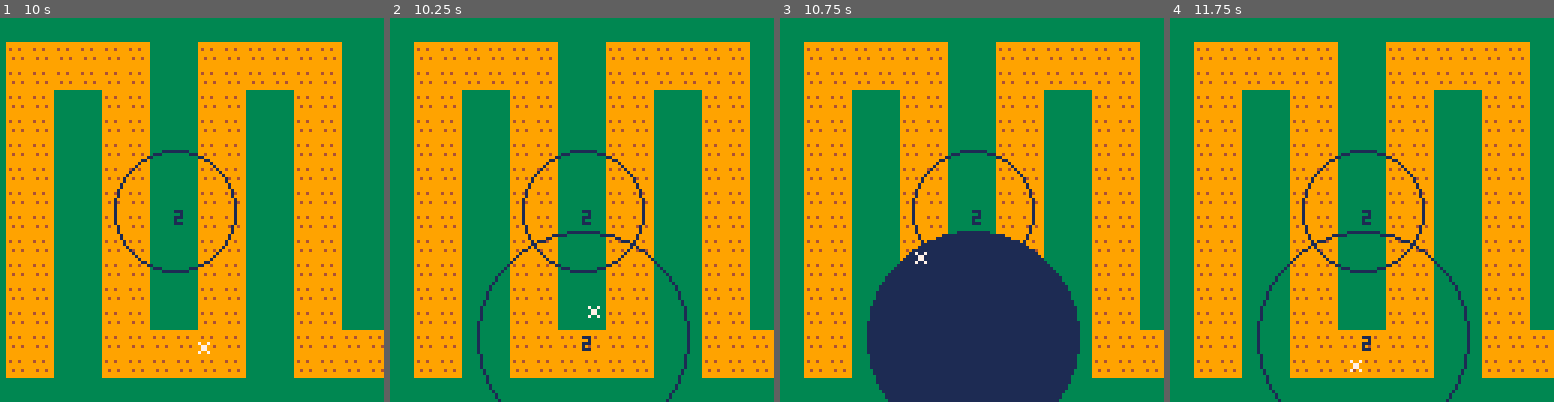
Above: before the commit, frames 1-4 (left to right).
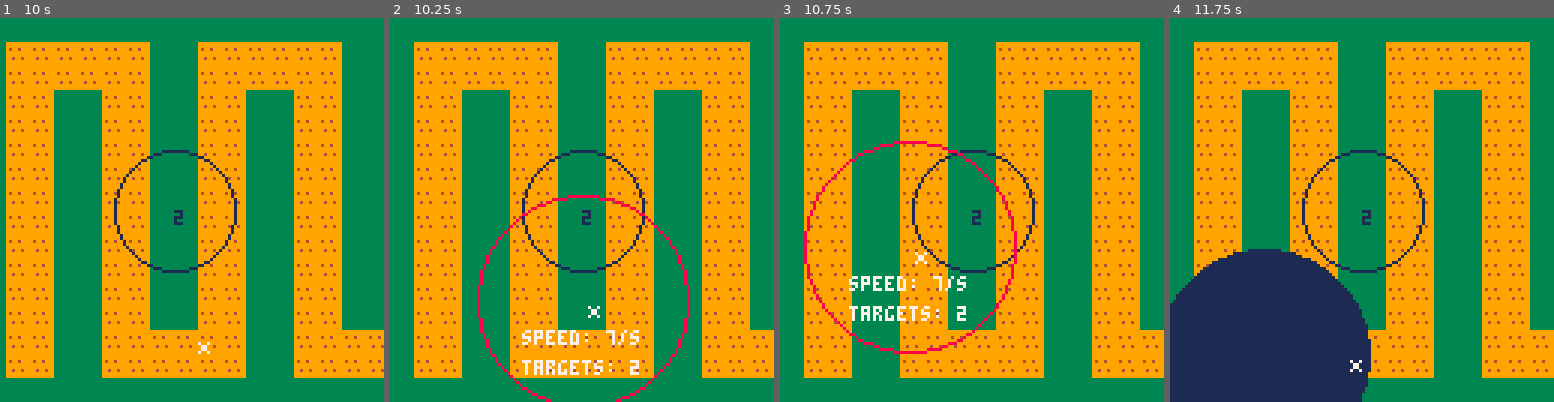
Above: after the commit, the same moments.

Repository: jwarmouth/dice-tower
Game: PICO-8 cartridge dieprototype.p8
Same seed, same stepped clock (60 frames per second), same inputs: the game is played once before the commit and once after it.
Inputs:
- Up to frame 1 (10 s): tap X (X key) at 1.07, 2.07, 2.4, 2.73, 3.07, 3.4, 3.73, 4.07, 4.4, 4.73, 5.07, 5.4, 5.73, 6.07, 6.4, 6.73, 7.07, 7.4, 7.73, 8.07, 8.4, 8.73, 9.07, 9.4, 9.73 s; hold Left 1.97-2.37 s; hold Down 2.42-2.82 s; hold Right 2.87-3.53 s; hold Up 3.58-4.08 s; hold Right 4.13-4.53 s; hold Down 4.58-5.08 s; hold Left 5.13-5.8 s; hold Up 5.85-6.18 s; hold Left 6.23-6.63 s; hold Down 6.68-7.08 s; hold Right 7.13-7.8 s; hold Up 7.85-8.35 s; hold Right 8.4-8.8 s; hold Down 8.85-9.35 s; hold Left from 9.4 s (still down)
- Up to frame 2 (10.25 s): release Left at 10.07 s; tap X (X key) at 10.07 s; hold Up from 10.12 s (still down)
- Up to frame 3 (10.75 s): tap X (X key) at 10.4, 10.73 s; release Up at 10.45 s; hold Left from 10.5 s (still down)
- Up to frame 4 (11.75 s): release Left at 10.9 s; hold Down 10.95-11.35 s; tap X (X key) at 11.07, 11.4, 11.73 s; hold Right from 11.4 s (still down)

Frame 1 is identical in both runs. In frame 2, 2.9% of the frame differs, in the area x 22-79%, y 46-100%; in frame 3, 22%, in the area x 6-79%, y 32-100%; in frame 4, 18%.

Commit message:
towers now take up more space

Diff:
--- a/dieprototype.p8
+++ b/dieprototype.p8
@@ -49,7 +49,7 @@
 		end
 	end
 
-	if prevtime == 0
+	if prevtime <= 0
 	and previewing == false then
 		previewing = true
 		preview.speed = 5+rnd(60)
@@ -69,7 +69,8 @@
 		for i = 1, #t do
 			if (cx-t[i].x)^2
 			  +(cy-t[i].y)^2
-			 < 32^2 then
+			 < (t[i].range
+			 	+preview.range)^2 then
 			 test = false
    end
 		end
@@ -136,7 +137,8 @@
 		for i = 1, #t do
 			if (cx-t[i].x)^2
 			  +(cy-t[i].y)^2
-			 < 16^2 then
+			 < (t[i].range
+			 	+preview.range)^2 then
 			 color(8)
    end
 		end
